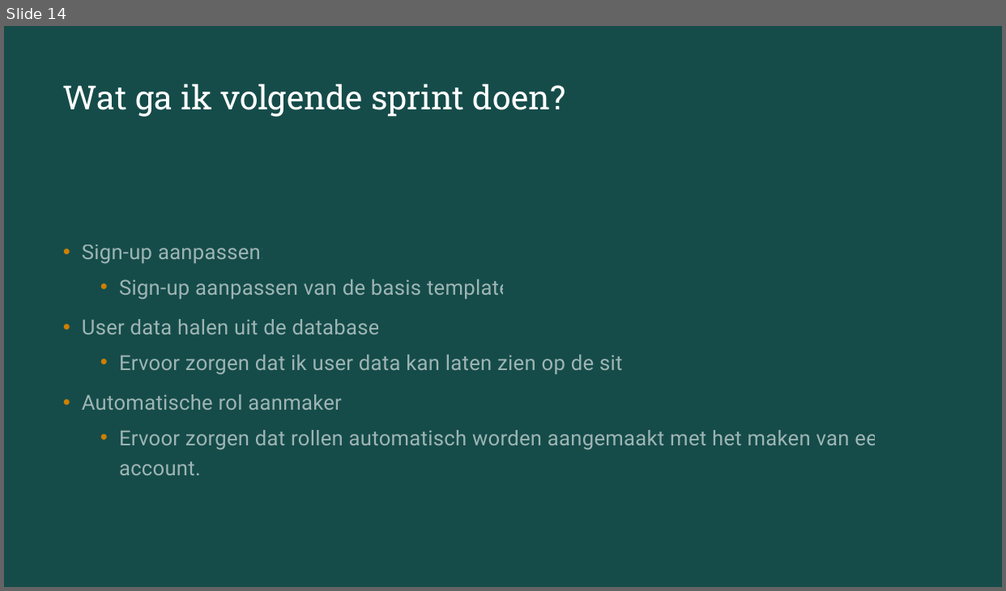
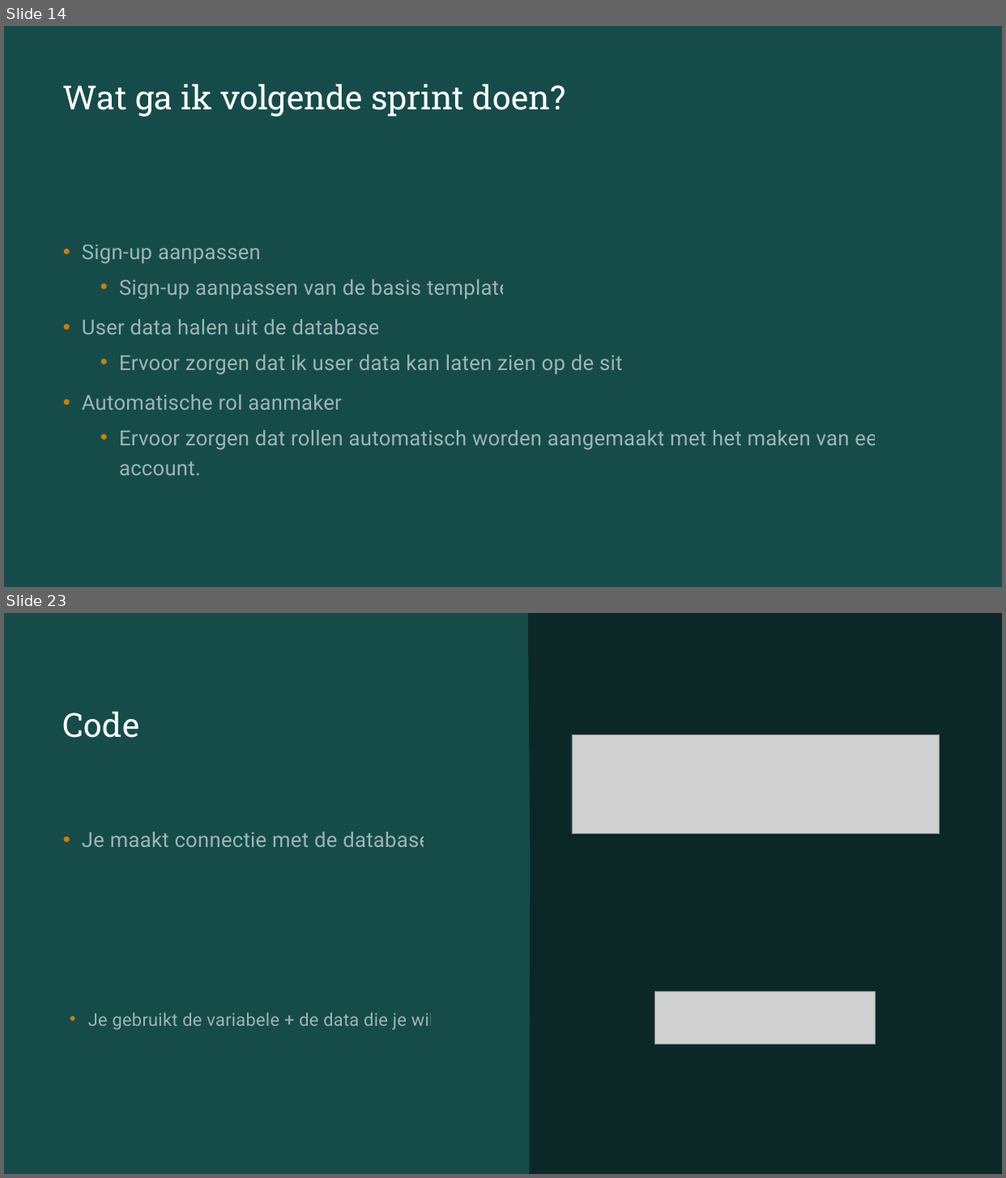
Before and after one commit to DontCloneBasil/Project-smarties, a slide deck: sprint review.pptx. Shown one above the other, each under a label of ours: slide 14 before the commit, slides 14 and 23 after it; the slides between them are not shown. The pictures are 1006x591 and 1006x1178 pixels, drawn with LibreOffice and Linux fonts; fonts in the diff are those of the drawing; grey boxes stand for pictures. Boxes give left, top, right and bottom in pixels: in the first picture for what was removed or moved away, otherwise in the second. Text is boxed around its words. In the diff, an @@ line names an element or a change of style, - is before the commit and + after.

```diff
--- a/sprint review.pptx
+++ b/sprint review.pptx
@@ slide 23 added at (4,613,1002,1174), background #0B2827 @@
@@ rectangle added at (4,613,1002,1174), fill #154C4A @@
@@ freeform shape added at (528,613,1002,1174), fill #0B2827 @@
@@ title added at (63,711,140,738), 32 pt, text #FFFFFF @@
+Code
@@ picture added at (572,735,940,834) @@
@@ text added at (82,832,430,847), 20 pt, text #FFFFFF at 58% opacity @@
+• Je maakt connectie met de database
@@ picture added at (654,991,876,1044) @@
@@ text added at (88,1012,440,1030), 17 pt, text #FFFFFF at 58% opacity @@
+• Je gebruikt de variabele + de data die je wilt
```
Also in this commit, not shown: 1 slide changed, 9 other slides added, 4 other files.
